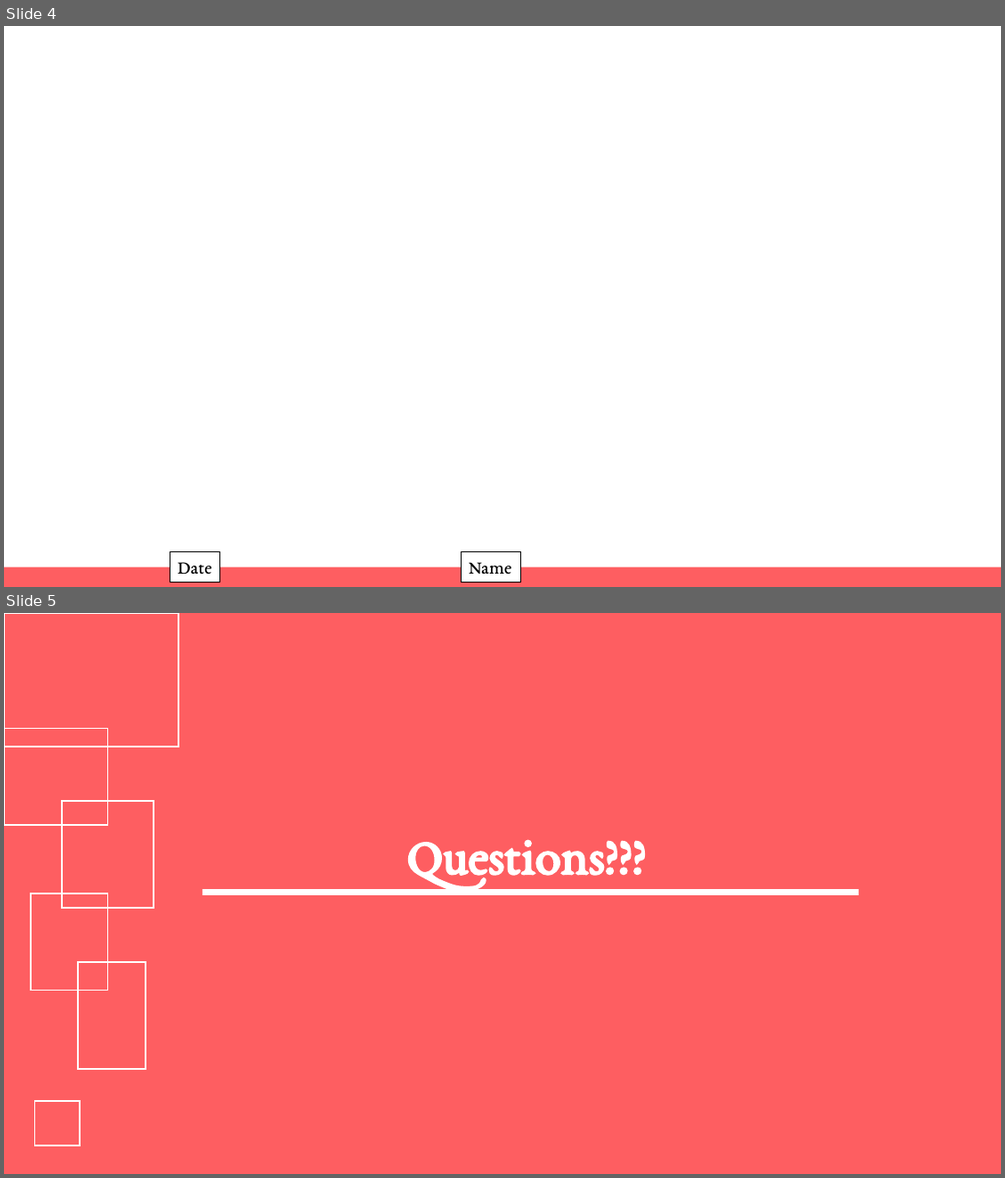
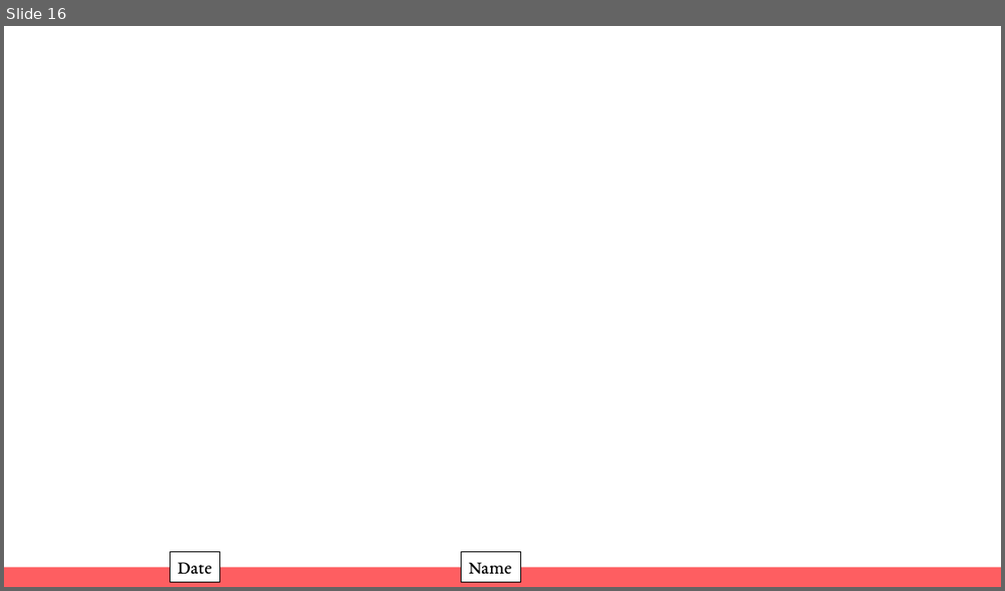
Before and after one commit to WManison/WManison.github.io, a slide deck: docs/CS3300 – Introduction to Software Engineering - Final.pptx. Shown one above the other, each under a label of ours: slides 4 and 5 before the commit, slide 16 after it. The pictures are 1005x1178 and 1005x591 pixels, drawn with LibreOffice and Linux fonts; fonts in the diff are those of the drawing. Boxes give left, top, right and bottom in pixels: in the first picture for what was removed or moved away, otherwise in the second. Text is boxed around its words. In the diff, an @@ line names an element or a change of style, - is before the commit and + after.

```diff
--- a/docs/CS3300 – Introduction to Software Engineering - Final.pptx
+++ b/docs/CS3300 – Introduction to Software Engineering - Final.pptx
@@ slide 5 removed at (4, 613, 1001, 1174), background #FE5E61 @@
@@ rectangle removed at (4, 613, 179, 747) @@
@@ rectangle removed at (4, 728, 108, 825) @@
@@ rectangle removed at (63, 801, 154, 908) @@
@@ title removed at (406, 839, 646, 886) @@
-Questions???
@@ rectangle removed at (31, 893, 108, 989) @@
@@ rectangle removed at (202, 889, 858, 895) @@
@@ rectangle removed at (78, 962, 146, 1070) @@
@@ rectangle removed at (34, 1102, 80, 1145) @@
@@ what was slide 4 is now slide 16 @@
```
Also in this commit, not shown: 14 slides added.
